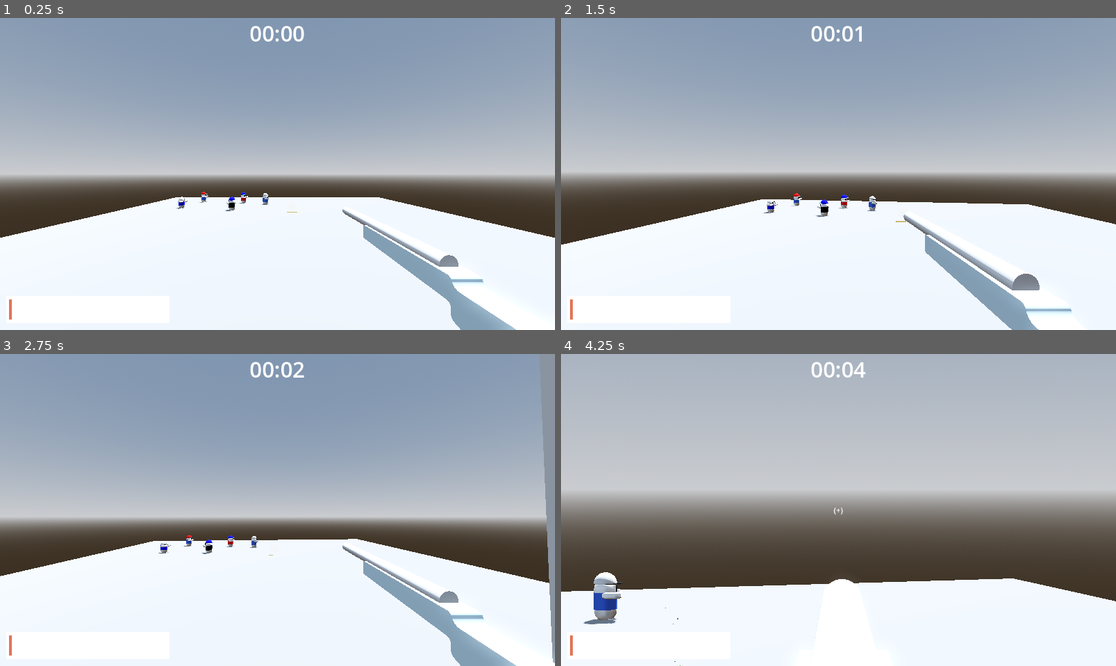
Above: before the commit, frames 1-4 (two rows, left to right).
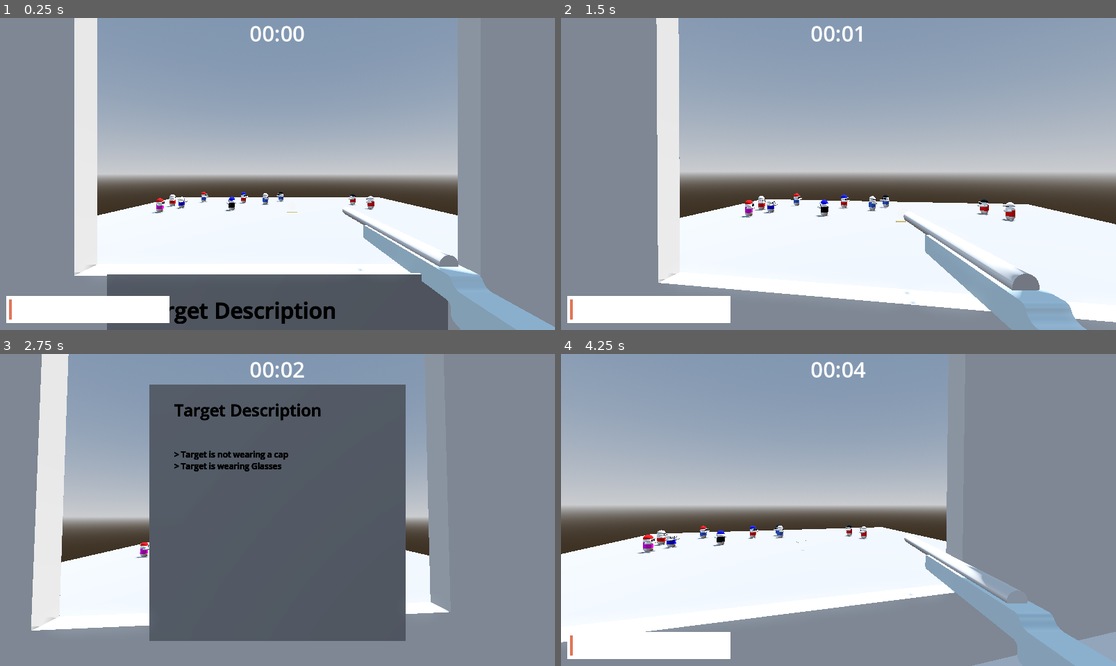
Above: after the commit, the same moments.

Repository: DataRange/game-jam-prep
Game: Godot game, scene res://Scenes/world.tscn
Two runs of this game, one before a commit and one after it. Both use one fixed random seed, a clock stepped at 60 frames per second and the inputs below.
Inputs (mouse positions are in pixels of both pictures, inside the frame that each line leads up to):
- Up to frame 1 (0.25 s): no input
- Up to frame 2 (1.5 s): move the mouse to (866, 174) at 0.52 s; press the mouse at (866, 174) at 0.53 s; right-click (866, 174) at 0.8 s; move the mouse to (810, 174) at 1.27 s; release the mouse at (810, 174) at 1.28 s; right-click (810, 174) at 1.35 s
- Up to frame 3 (2.75 s): tap Tab (open_guide, bound only after the commit) at 1.55 s; move the mouse to (288, 503) at 2.02 s; hold Tab (open_guide, bound only after the commit) from 2.03 s (still down); click (288, 503) at 2.3 s
- Up to frame 4 (4.25 s): move the mouse to (832, 516) at 2.77 s; release Tab (open_guide, bound only after the commit) at 2.78 s; click (832, 516) at 2.85 s; right-click (832, 516) at 3.05 s; move the mouse to (877, 513) at 3.52 s; hold Right mouse button (right_click) from 3.53 s (still down); tap Tab (open_guide, bound only after the commit) at 3.8 s

The runs differ from the first frame. In frame 1, 41% of the frame differs, in the area x 0-100%, y 0-100%; in frame 2, 25%; in frame 3, 75%; in frame 4, 82%.

Commit message:
big progress

Diff:
--- a/Prefabs/player.tscn
+++ b/Prefabs/player.tscn
@@ -7,6 +7,9 @@
 [ext_resource type="PackedScene" uid="uid://c2nto5orfmjwj" path="res://Prefabs/timer_display.tscn" id="4_knrd4"]
 
 [sub_resource type="CapsuleShape3D" id="CapsuleShape3D_3icqa"]
+
+[sub_resource type="BoxMesh" id="BoxMesh_knrd4"]
+size = Vector3(1, 1, 0.01)
 
 [sub_resource type="Animation" id="Animation_y5hcb"]
 length = 0.001
@@ -117,6 +120,31 @@
 [node name="RayCast3D" type="RayCast3D" parent="CameraController/Camera3D/WeaponHolder"]
 transform = Transform3D(-4.37114e-08, -1, 0, 1, -4.37114e-08, 0, 0, 0, 1, 1.02754, 0.174239, 0.0372748)
 
+[node name="Guide" type="MeshInstance3D" parent="CameraController/Camera3D"]
+transform = Transform3D(1, 0, 0, 0, 1, 0, 0, 0, 1, 0, 0, -0.6)
+mesh = SubResource("BoxMesh_knrd4")
+
+[node name="Title" type="Label3D" parent="CameraController/Camera3D/Guide"]
+transform = Transform3D(1, 0, 0, 0, 1, 0, 0, 0, 1, -0.4, 0.4, 0.01)
+pixel_size = 0.001
+double_sided = false
+modulate = Color(0, 0, 0, 1)
+text = "Target Description
+"
+font_size = 64
+outline_size = 4
+horizontal_alignment = 0
+
+[node name="Description" type="Label3D" parent="CameraController/Camera3D/Guide"]
+transform = Transform3D(1, 0, 0, 0, 1, 0, 0, 0, 1, -0.4, 0.25, 0.01)
+pixel_size = 0.001
+double_sided = false
+modulate = Color(0, 0, 0, 1)
+text = "Target"
+outline_size = 4
+horizontal_alignment = 0
+vertical_alignment = 0
+
 [node name="AnimationPlayer" type="AnimationPlayer" parent="."]
 libraries = {
 &"": SubResource("AnimationLibrary_2nftw")
--- a/Scenes/world.tscn
+++ b/Scenes/world.tscn
@@ -24,7 +24,7 @@
 
 [node name="World" type="Node3D"]
 script = ExtResource("1_5a7ea")
-numCharacter = 5
+numCharacter = 10
 
 [node name="WorldEnvironment" type="WorldEnvironment" parent="."]
 environment = SubResource("Environment_go701")
@@ -47,4 +47,4 @@
 shape = SubResource("BoxShape3D_go701")
 
 [node name="Root" parent="Assasin Safehouse" instance=ExtResource("3_5a7ea")]
-transform = Transform3D(-4.37114e-08, 0, -1, 0, 1, 0, 1, 0, -4.37114e-08, 0, -1, 3)
+transform = Transform3D(-4.37114e-08, 0, -1, 0, 1, 0, 1, 0, -4.37114e-08, 0, -1, 2.5)
--- a/Scripts/character.gd
+++ b/Scripts/character.gd
@@ -81,3 +81,7 @@
 		deathExplosion.restart()
 		dead = true
 		hitAngle = area.rotation.y
+
+		if isTarget:
+
+			print("You got the target!")
--- a/Scripts/player.gd
+++ b/Scripts/player.gd
@@ -1,6 +1,6 @@
 extends CharacterBody3D
 
-
+@onready var world = $".."
 @onready var head = $CameraController
 @onready var camera = $CameraController/Camera3D
 @onready var animation = $AnimationPlayer
@@ -8,6 +8,8 @@
 @onready var gun_barrel = $CameraController/Camera3D/WeaponHolder/RayCast3D
 @onready var shotProgress = $"CanvasLayer/Shot Progress"
 @onready var crosshair = $CanvasLayer/Crosshair
+@onready var guide = $CameraController/Camera3D/Guide
+@onready var guideLabel = $CameraController/Camera3D/Guide/Description
 
 @onready var bulletShootSFX = $"Shoot Bullet SFX"
 
@@ -15,9 +17,14 @@
 var instance
 var SENSITIVITY = 0.003
 var Zoomed: bool = false
+var checkingGuide: bool = false
 
-var stowPosition = Vector3(0.422, -0.416, -0.253)
-var aimPosition = Vector3(-0.039, -0.286, 0.0)
+var gunStowPosition = Vector3(0.422, -0.416, -0.253)
+var gunAimPosition = Vector3(-0.039, -0.286, 0.0)
+var gunGuidePosition = Vector3(0.422, -0.75, -0.253)
+
+var guideStowPosition = Vector3(0, -1.0, -0.6)
+var guideUsePosition = Vector3(0, 0, -0.8)
 
 var cameraFOVStow = 75
 var cameraFOVAim = 20
@@ -46,13 +53,41 @@
 func _ready():
 	Input.set_mouse_mode(Input.MOUSE_MODE_CAPTURED)
 
+func createReport():
+
+	var capLabel: String = ""
+	if world.targetCharacter.cap >= len(world.targetCharacter.capSpecs):
+		capLabel = "Target is not wearing a cap"
+	else:
+		capLabel = "Target is wearing a " + world.targetCharacter.capSpecs[world.targetCharacter.cap] + " cap"
+
+	guideLabel.text = "> " + capLabel
+
+	var eyeWearLabel: String = ""
+	if world.targetCharacter.eyeWear >= len(world.targetCharacter.eyeWearSpecs):
+		eyeWearLabel = "Target has perfect vision"
+	else:
+		eyeWearLabel = "Target is wearing " + world.targetCharacter.eyeWearSpecs[world.targetCharacter.eyeWear]
+
+	guideLabel.text += "\n> " + eyeWearLabel
+
 func _input(event):
 	if event.is_action("exit"):
 		get_tree().quit()
-	if event.is_action("right_click"):
-		Zoomed = !Zoomed
-	if event.is_action_released("left_click"):
-		Fire()
+
+	if not checkingGuide:
+		if event.is_action_pressed("right_click"):
+			Zoomed = true
+		elif event.is_action_released("right_click"):
+			Zoomed = false
+
+		if event.is_action_released("left_click"):
+			Fire()
+
+	if event.is_action_pressed("open_guide"):
+		checkingGuide = true
+	elif event.is_action_released("open_guide"):
+		checkingGuide = false
 
 func _unhandled_input(event):
 	if event is InputEventMouseMotion:
@@ -62,11 +97,19 @@
 
 func _process(delta: float) -> void:
 
-	var weaponPositionSetpoint: Vector3 = aimPosition if Zoomed else stowPosition
+	if checkingGuide: Zoomed = false
+
+	var weaponPositionSetpoint: Vector3 = gunAimPosition if Zoomed else gunStowPosition
+	var weaponRotSetpoint: float = deg_to_rad(90.0) if checkingGuide else 0.0
+	var cameraFOVSetpoint: float = cameraFOVAim if Zoomed else cameraFOVStow
+	var guidePositionSetpoint: Vector3 = guideUsePosition if checkingGuide else guideStowPosition
+
 	gunHolder.position = lerp(gunHolder.position, weaponPositionSetpoint, 6.0 * delta)
+	gunHolder.rotation.z = lerp(gunHolder.rotation.z, weaponRotSetpoint, 6.0 * delta)
+	guide.position = lerp(guide.position, guidePositionSetpoint, 6.0 * delta)
+	camera.fov = lerp(camera.fov, cameraFOVSetpoint, 6.0 * delta)
 
-	var cameraFOVSetpoint: float = cameraFOVAim if Zoomed else cameraFOVStow
-	camera.fov = lerp(camera.fov, cameraFOVSetpoint, 6.0 * delta)
+	shotProgress.visible = not checkingGuide
 
 	crosshair.visible = Zoomed
 
--- a/Scripts/world.gd
+++ b/Scripts/world.gd
@@ -7,6 +7,8 @@
 
 var target_delay: int = 10
 var target_spawn_time: int = 0
+
+var targetCharacter
 
 func _ready() -> void:
 
@@ -24,15 +26,11 @@
 		newCharacter.position = newCharacter.setpoints[0]
 		if (i == 0):
 			newCharacter.isTarget = true
-			var characterNodes: Array[Node] = newCharacter.get_children()
-			for characterNode in characterNodes:
-				if characterNode.name == "CharacterMesh":
-					var targetMaterial: StandardMaterial3D = StandardMaterial3D.new()
-					targetMaterial.albedo_color = Color.RED
-					characterNode.material_overlay = targetMaterial
-					break
+			targetCharacter = newCharacter
+			player.createReport()
 
 		add_child(newCharacter)
+
 
 func targetSpawner():
 	if player.time == target_spawn_time:
--- a/project.godot
+++ b/project.godot
@@ -40,3 +40,8 @@
 "events": [Object(InputEventMouseButton,"resource_local_to_scene":false,"resource_name":"","device":-1,"window_id":0,"a …(258 unchanged characters)…
 ]
 }
+open_guide={
+"deadzone": 0.2,
+"events": [Object(InputEventKey,"resource_local_to_scene":false,"resource_name":"","device":-1,"window_id":0,"alt_pressed":false,"shift_pressed":false,"ctrl_pressed":false,"meta_pressed":false,"pressed":false,"keycode":0,"physical_keycode":4194306,"key_label":0,"unicode":0,"location":0,"echo":false,"script":null)
+]
+}
Not shown: 1 places in Prefabs/player.tscn that only renumber resources
